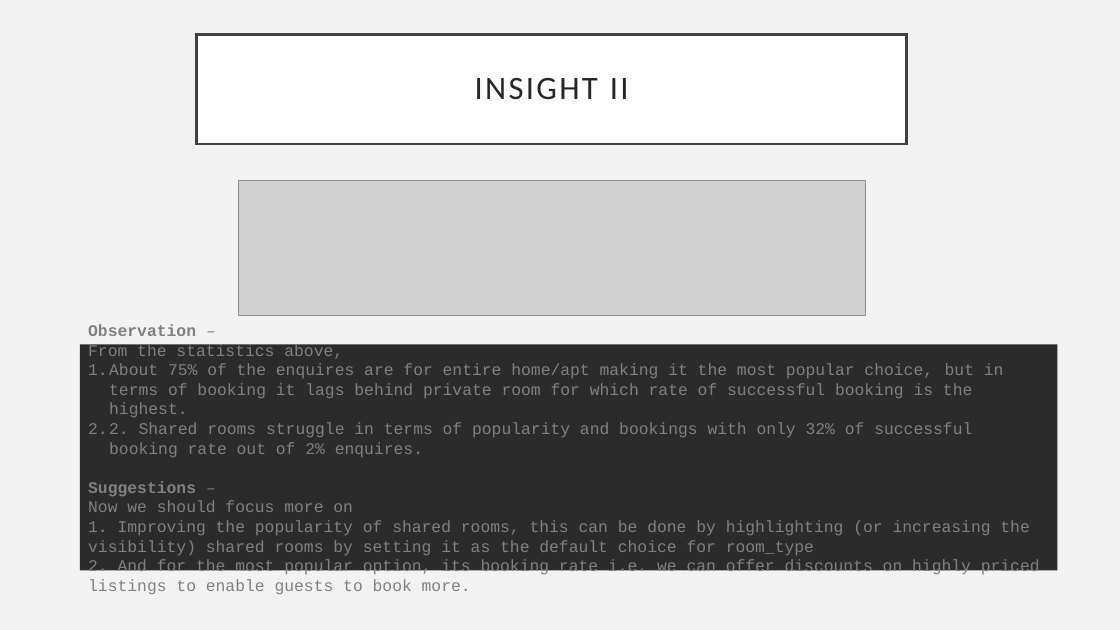
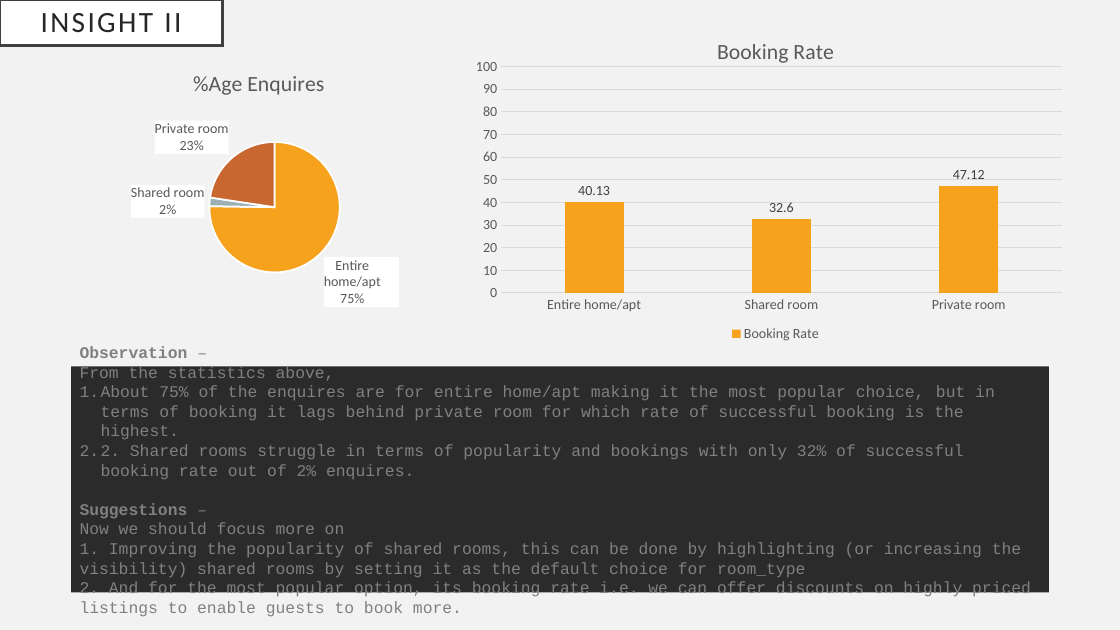
Before and after one commit to VishalChaudhary-Github/airbnb_booking_success, a slide deck: slide 11 of Airbnb Booking Success.pptx. Drawn at 1120x630 pixels with LibreOffice and Linux fonts; fonts in the diff are those of the drawing; grey boxes stand for pictures. Boxes give left, top, right and bottom in pixels: in the first picture for what was removed or moved away, otherwise in the second. Text is boxed around its words. In the diff, an @@ line names an element or a change of style, - is before the commit and + after.

```diff
--- a/Airbnb Booking Success.pptx
+++ b/Airbnb Booking Success.pptx
@@ title "INSIGHT II": place and size @@
-title "INSIGHT II" at bbox=[197, 34, 907, 144]
+title "INSIGHT II" at bbox=[0, 0, 223, 46]
@@ title "INSIGHT II" at bbox=[0, 0, 223, 46]: size 28 to 25.2 pt @@
@@ column chart added at bbox=[471, 21, 1081, 345] @@
+title "Booking Rate"
+categories: Entire home/apt, Shared room, Private room
+Booking Rate: 40.13, 32.6, 47.12
@@ pie chart added at bbox=[40, 54, 478, 324] @@
+title "%Age Enquires"
+categories: Entire home/apt, Shared room, Private room
+%Age Enquires: 75, 2, 23
@@ picture removed at bbox=[239, 181, 865, 315] @@
@@ rectangle "Observation –": place and size @@
-rectangle "Observation –" at bbox=[80, 344, 1058, 571]
+rectangle "Observation –" at bbox=[71, 366, 1049, 592]
```
Also in this commit, not shown: 3 other slides changed.
